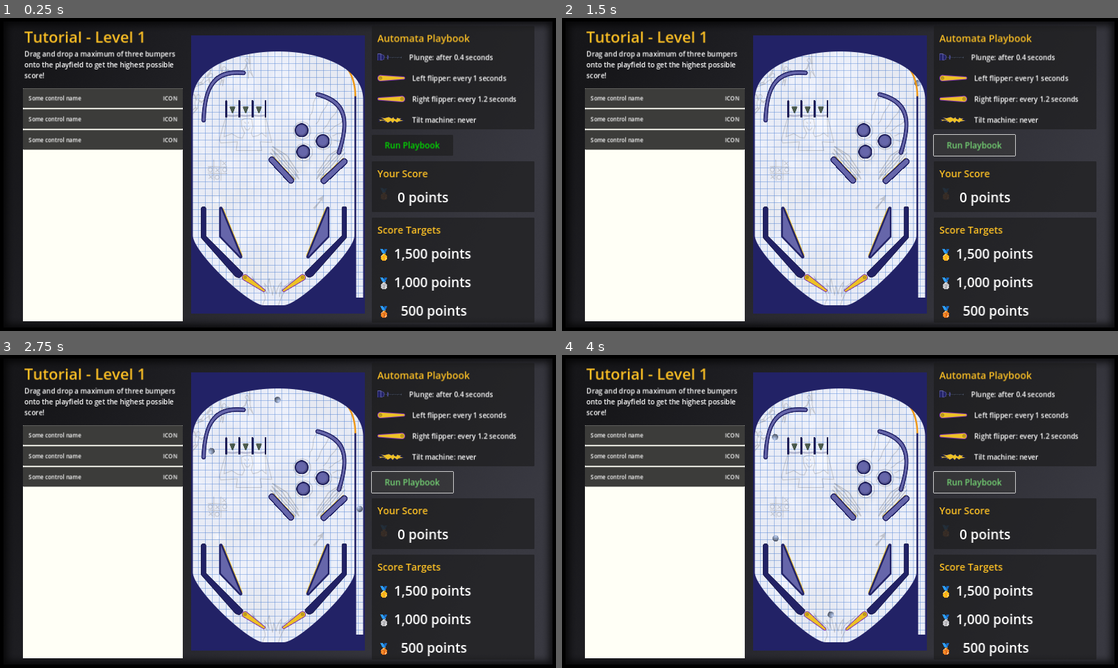
Above: before the commit, frames 1-4 (two rows, left to right).
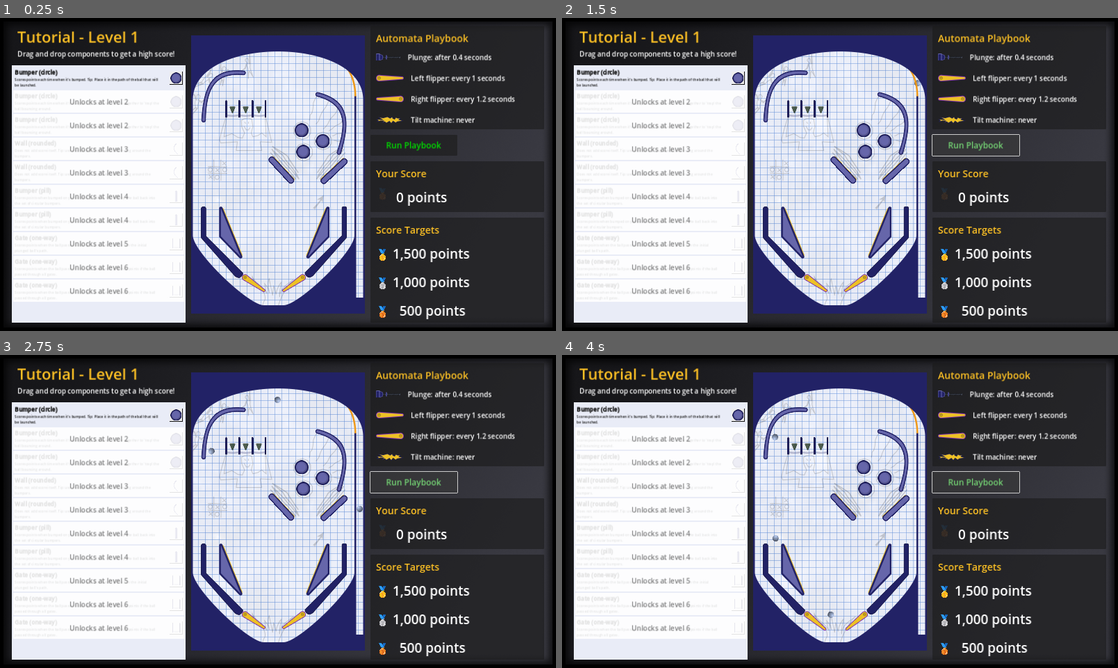
Above: after the commit, the same moments.

Repository: pincrediball/pincrediball
Game: Godot game, scene res://main.tscn
Same seed, same stepped clock (60 frames per second), same inputs: the game is played once before the commit and once after it.
Inputs:
- Up to frame 1 (0.25 s): no input
- Up to frame 2 (1.5 s): click "Run Playbook" at 0.5 s; click "Run Playbook" at 1.25 s
- Up to frame 3 (2.75 s): click "Run Playbook" at 2 s
- Up to frame 4 (4 s): no input

The runs differ from the first frame. In frame 1, 15% of the frame differs, in the area x 2-93%, y 4-98%; in frame 2, 15%; in frame 3, 15%; in frame 4, 15%.

Commit message:
Prepare Toolbox Control for Drag & Drop

Diff:
--- a/src/game.gd
+++ b/src/game.gd
@@ -4,17 +4,10 @@
 	1: preload("res://game/tutorial/playbook_level_001.tres"),
 }
 
-@export var currentLevel: int:
-	get:
-		return currentLevel
-	set(value):
-		currentLevel = value
-		currentLevelPlaybook = playbooksByLevel[currentLevel]
-
 var currentLevelPlaybook: Resource
 
 func _ready():
-	currentLevel = 1
+	currentLevelPlaybook = playbooksByLevel[GameStore.currentLevel]
 	%Playbook.playbookResource = currentLevelPlaybook
 	Music.startGameMusic()
 
--- a/src/game.tscn
+++ b/src/game.tscn
@@ -55,6 +55,7 @@
 
 [node name="HBoxContainer" type="HBoxContainer" parent="CenterContainer"]
 layout_mode = 2
+theme_override_constants/separation = 16
 
 [node name="LeftSide" type="MarginContainer" parent="CenterContainer/HBoxContainer"]
 custom_minimum_size = Vector2(500, 0)
@@ -66,9 +67,9 @@
 [node name="LevelHeader" type="MarginContainer" parent="CenterContainer/HBoxContainer/LeftSide/LeftSideContent"]
 layout_mode = 2
 size_flags_vertical = 0
-theme_override_constants/margin_left = 24
+theme_override_constants/margin_left = 16
 theme_override_constants/margin_top = 0
-theme_override_constants/margin_right = 20
+theme_override_constants/margin_right = 16
 theme_override_constants/margin_bottom = 16
 
 [node name="VBoxContainer" type="VBoxContainer" parent="CenterContainer/HBoxContainer/LeftSide/LeftSideContent/LevelHeader"]
@@ -81,11 +82,12 @@
 
 [node name="Explanation" type="Label" parent="CenterContainer/HBoxContainer/LeftSide/LeftSideContent/LevelHeader/VBoxContainer"]
 layout_mode = 2
-text = "Drag and drop a maximum of three bumpers onto the playfield to get the highest possible score!"
+text = "Drag and drop components to get a high score!"
 label_settings = ExtResource("2_ksjyh")
 autowrap_mode = 2
 
 [node name="Toolbox" parent="CenterContainer/HBoxContainer/LeftSide/LeftSideContent" instance=ExtResource("3_5lpl1")]
+unique_name_in_owner = true
 layout_mode = 2
 
 [node name="Placeholder" type="Control" parent="CenterContainer/HBoxContainer"]
@@ -96,8 +98,6 @@
 [node name="MarginContainer" type="MarginContainer" parent="CenterContainer/HBoxContainer"]
 custom_minimum_size = Vector2(500, 0)
 layout_mode = 2
-theme_override_constants/margin_left = 16
-theme_override_constants/margin_right = 16
 
 [node name="RightSide" type="VBoxContainer" parent="CenterContainer/HBoxContainer/MarginContainer"]
 layout_mode = 2
--- /dev/null
+++ b/src/game/game_store.gd
@@ -0,0 +1,22 @@
+extends Node
+
+signal level_changed(to: int)
+
+@export var currentLevel: int = 1:
+	get:
+		return currentLevel
+
+var currentStage
+
+func _ready():
+	currentStage = _readStageJson("tutorial")
+
+func _readStageJson(stage: String):
+	var fileName = "res://game/%s/stage_data.json" % stage # Hardcoded for now
+	var file = FileAccess.open(fileName, FileAccess.READ)
+	var contents = file.get_as_text()
+	file.close()
+	return JSON.parse_string(contents)
+
+func getCurrentStage():
+	return currentStage
--- /dev/null
+++ b/src/game/toolbox.gd
@@ -0,0 +1,17 @@
+extends Control
+
+var stage;
+var toolboxItemScene = preload("res://game/toolbox_item.tscn")
+
+func _ready():
+	var stage = GameStore.getCurrentStage()
+	loadStage(stage)
+
+func loadStage(stage):
+	for child in %ItemsVBox.get_children():
+		child.queue_free()
+
+	for entry in stage.toolbox.items:
+		var toolboxItem: Control = toolboxItemScene.instantiate()
+		toolboxItem.load(entry)
+		%ItemsVBox.add_child(toolboxItem)
--- a/src/game/toolbox.tscn
+++ b/src/game/toolbox.tscn
@@ -1,11 +1,18 @@
-[gd_scene format=3 uid="uid://fmi417501t64"]
+[gd_scene load_steps=3 format=3 uid="uid://fmi417501t64"]
+
+[ext_resource type="Script" path="res://game/toolbox.gd" id="1_rpnjc"]
+[ext_resource type="PackedScene" uid="uid://d3itbo4eksw1g" path="res://game/toolbox_item.tscn" id="2_rc5ph"]
 
 [node name="Toolbox" type="MarginContainer"]
+offset_right = 441.0
+offset_bottom = 116.0
+size_flags_horizontal = 3
 size_flags_vertical = 3
-theme_override_constants/margin_left = 16
-theme_override_constants/margin_top = 0
-theme_override_constants/margin_right = 16
-theme_override_constants/margin_bottom = 0
+script = ExtResource("1_rpnjc")
+
+[node name="ColorRect" type="ColorRect" parent="."]
+layout_mode = 2
+color = Color(0.913725, 0.92549, 0.968627, 1)
 
 [node name="MarginContainer" type="MarginContainer" parent="."]
 layout_mode = 2
@@ -16,95 +23,16 @@
 theme_override_constants/margin_right = 4
 theme_override_constants/margin_bottom = 4
 
-[node name="ColorRect" type="ColorRect" parent="MarginContainer"]
+[node name="ItemsVBox" type="VBoxContainer" parent="MarginContainer"]
+unique_name_in_owner = true
 layout_mode = 2
-size_flags_horizontal = 3
-size_flags_vertical = 3
-color = Color(1, 1, 0.964706, 1)
-
-[node name="VBoxContainer" type="VBoxContainer" parent="MarginContainer"]
-layout_mode = 2
-size_flags_horizontal = 3
-size_flags_vertical = 2
 theme_override_constants/separation = 4
 
-[node name="PanelContainer" type="PanelContainer" parent="MarginContainer/VBoxContainer"]
-layout_mode = 2
-size_flags_vertical = 3
-
-[node name="ColorRect" type="ColorRect" parent="MarginContainer/VBoxContainer/PanelContainer"]
-layout_mode = 2
-color = Color(0, 0, 0, 0.490196)
-
-[node name="MarginContainer" type="MarginContainer" parent="MarginContainer/VBoxContainer/PanelContainer"]
-layout_mode = 2
-theme_override_constants/margin_left = 16
-theme_override_constants/margin_top = 16
-theme_override_constants/margin_right = 16
-theme_override_constants/margin_bottom = 16
-
-[node name="HBoxContainer" type="HBoxContainer" parent="MarginContainer/VBoxContainer/PanelContainer/MarginContainer"]
+[node name="ToolboxItem" parent="MarginContainer/ItemsVBox" instance=ExtResource("2_rc5ph")]
 layout_mode = 2
 
-[node name="Label" type="Label" parent="MarginContainer/VBoxContainer/PanelContainer/MarginContainer/HBoxContainer"]
-layout_mode = 2
-size_flags_horizontal = 3
-text = "Some control name"
-
-[node name="Label2" type="Label" parent="MarginContainer/VBoxContainer/PanelContainer/MarginContainer/HBoxContainer"]
-layout_mode = 2
-text = "ICON"
-
-[node name="PanelContainer2" type="PanelContainer" parent="MarginContainer/VBoxContainer"]
-layout_mode = 2
-size_flags_vertical = 3
-
-[node name="ColorRect" type="ColorRect" parent="MarginContainer/VBoxContainer/PanelContainer2"]
-layout_mode = 2
-color = Color(0, 0, 0, 0.490196)
-
-[node name="MarginContainer" type="MarginContainer" parent="MarginContainer/VBoxContainer/PanelContainer2"]
-layout_mode = 2
-theme_override_constants/margin_left = 16
-theme_override_constants/margin_top = 16
-theme_override_constants/margin_right = 16
-theme_override_constants/margin_bottom = 16
-
-[node name="HBoxContainer" type="HBoxContainer" parent="MarginContainer/VBoxContainer/PanelContainer2/MarginContainer"]
+[node name="ToolboxItem2" parent="MarginContainer/ItemsVBox" instance=ExtResource("2_rc5ph")]
 layout_mode = 2
 
-[node name="Label" type="Label" parent="MarginContainer/VBoxContainer/PanelContainer2/MarginContainer/HBoxContainer"]
+[node name="ToolboxItem3" parent="MarginContainer/ItemsVBox" instance=ExtResource("2_rc5ph")]
 layout_mode = 2
-size_flags_horizontal = 3
-text = "Some control name"
-
-[node name="Label2" type="Label" parent="MarginContainer/VBoxContainer/PanelContainer2/MarginContainer/HBoxContainer"]
-layout_mode = 2
-text = "ICON"
-
-[node name="PanelContainer3" type="PanelContainer" parent="MarginContainer/VBoxContainer"]
-layout_mode = 2
-size_flags_vertical = 3
-
-[node name="ColorRect" type="ColorRect" parent="MarginContainer/VBoxContainer/PanelContainer3"]
-layout_mode = 2
-color = Color(0, 0, 0, 0.490196)
-
-[node name="MarginContainer" type="MarginContainer" parent="MarginContainer/VBoxContainer/PanelContainer3"]
-layout_mode = 2
-theme_override_constants/margin_left = 16
-theme_override_constants/margin_top = 16
-theme_override_constants/margin_right = 16
-theme_override_constants/margin_bottom = 16
-
-[node name="HBoxContainer" type="HBoxContainer" parent="MarginContainer/VBoxContainer/PanelContainer3/MarginContainer"]
-layout_mode = 2
-
-[node name="Label" type="Label" parent="MarginContainer/VBoxContainer/PanelContainer3/MarginContainer/HBoxContainer"]
-layout_mode = 2
-size_flags_horizontal = 3
-text = "Some control name"
-
-[node name="Label2" type="Label" parent="MarginContainer/VBoxContainer/PanelContainer3/MarginContainer/HBoxContainer"]
-layout_mode = 2
-text = "ICON"
--- /dev/null
+++ b/src/game/toolbox_item.gd
@@ -0,0 +1,21 @@
+extends Control
+
+const textures = {
+	"bumper_circle": preload("res://art/game/tutorial/component_bumper_circle.png"),
+	"bumper_pill": preload("res://art/game/tutorial/component_bumper_pill.png"),
+	"wall_corner": preload("res://art/game/tutorial/component_wall_corner.png"),
+	"gate": preload("res://art/game/tutorial/component_gate.png"),
+}
+
+var isDisabled := false:
+	get:
+		return isDisabled
+	set(value):
+		isDisabled = value
+		%Overlay.visible = value
+
+func load(data):
+	%RichTextLabel.text = "[b]%s[/b]\n[font_size=10]%s[/font_size]" % [data.title, data.description]
+	%TextureRect.texture = textures[data.component_id]
+	%UnlocksAtLabel.text = "Unlocks at level %s" % data.unlocks_at
+	isDisabled = data.unlocks_at > GameStore.currentLevel
--- /dev/null
+++ b/src/game/toolbox_item.tscn
@@ -0,0 +1,97 @@
+[gd_scene load_steps=3 format=3 uid="uid://d3itbo4eksw1g"]
+
+[ext_resource type="Script" path="res://game/toolbox_item.gd" id="1_3w5fw"]
+
+[sub_resource type="PlaceholderTexture2D" id="PlaceholderTexture2D_b83oe"]
+
+[node name="ToolboxItem" type="MarginContainer"]
+anchors_preset = 15
+anchor_right = 1.0
+anchor_bottom = 1.0
+offset_right = -1126.0
+offset_bottom = -792.0
+grow_horizontal = 2
+grow_vertical = 2
+size_flags_horizontal = 3
+script = ExtResource("1_3w5fw")
+
+[node name="HBoxContainer" type="HBoxContainer" parent="."]
+layout_mode = 2
+theme_override_constants/separation = 16
+
+[node name="MarginContainer1" type="MarginContainer" parent="HBoxContainer"]
+layout_mode = 2
+size_flags_horizontal = 3
+theme_override_constants/margin_left = 4
+theme_override_constants/margin_top = 4
+theme_override_constants/margin_right = 4
+theme_override_constants/margin_bottom = 4
+
+[node name="RichTextLabel" type="RichTextLabel" parent="HBoxContainer/MarginContainer1"]
+unique_name_in_owner = true
+layout_mode = 2
+theme_override_colors/default_color = Color(0.0666667, 0.0666667, 0.0666667, 1)
+bbcode_enabled = true
+text = "[b]Item Title[/b]
+Item description with tips comes here. It can be a very long text that spans multiple lines of explanation so we demo that here."
+fit_content = true
+
+[node name="MarginContainer2" type="MarginContainer" parent="HBoxContainer"]
+layout_mode = 2
+theme_override_constants/margin_left = 4
+theme_override_constants/margin_top = 4
+theme_override_constants/margin_right = 4
+theme_override_constants/margin_bottom = 4
+
+[node name="AspectRatioContainer" type="AspectRatioContainer" parent="HBoxContainer/MarginContainer2"]
+layout_mode = 2
+
+[node name="ColorRect" type="ColorRect" parent="HBoxContainer/MarginContainer2/AspectRatioContainer"]
+layout_mode = 2
+color = Color(0.0666667, 0.0666667, 0.0666667, 1)
+
+[node name="MarginContainer2" type="MarginContainer" parent="HBoxContainer/MarginContainer2/AspectRatioContainer"]
+layout_mode = 2
+theme_override_constants/margin_left = 1
+theme_override_constants/margin_top = 1
+theme_override_constants/margin_right = 1
+theme_override_constants/margin_bottom = 1
+
+[node name="ColorRect" type="ColorRect" parent="HBoxContainer/MarginContainer2/AspectRatioContainer/MarginContainer2"]
+layout_mode = 2
+color = Color(1, 1, 1, 0.921569)
+
+[node name="MarginContainer" type="MarginContainer" parent="HBoxContainer/MarginContainer2/AspectRatioContainer/MarginContainer2"]
+layout_mode = 2
+theme_override_constants/margin_left = 2
+theme_override_constants/margin_top = 2
+theme_override_constants/margin_right = 2
+theme_override_constants/margin_bottom = 2
+
+[node name="TextureRect" type="TextureRect" parent="HBoxContainer/MarginContainer2/AspectRatioContainer/MarginContainer2/MarginContainer"]
+unique_name_in_owner = true
+custom_minimum_size = Vector2(32, 32)
+layout_mode = 2
+texture = SubResource("PlaceholderTexture2D_b83oe")
+expand_mode = 1
+stretch_mode = 5
+
+[node name="Overlay" type="ColorRect" parent="."]
+unique_name_in_owner = true
+modulate = Color(1, 1, 1, 0.882353)
+layout_mode = 2
+
+[node name="CenterContainer" type="CenterContainer" parent="Overlay"]
+layout_mode = 1
+anchors_preset = 15
+anchor_right = 1.0
+anchor_bottom = 1.0
+grow_horizontal = 2
+grow_vertical = 2
+
+[node name="UnlocksAtLabel" type="Label" parent="Overlay/CenterContainer"]
+unique_name_in_owner = true
+layout_mode = 2
+theme_override_colors/font_color = Color(0.0666667, 0.0666667, 0.0666667, 0.588235)
+theme_override_font_sizes/font_size = 20
+text = "Unlocks at level X"
--- a/src/game/tutorial/playbook_level_001.tres
+++ b/src/game/tutorial/playbook_level_001.tres
@@ -1,4 +1,4 @@
-[gd_resource type="Resource" load_steps=2 format=3 uid="uid://mlxwaavqxmlq"]
+[gd_resource type="Resource" script_class="PlaybookResource" load_steps=2 format=3 uid="uid://mlxwaavqxmlq"]
 
 [ext_resource type="Script" path="res://game/playbook_resource.gd" id="1_v84le"]
 
--- /dev/null
+++ b/src/game/tutorial/stage_data.json
@@ -0,0 +1,16 @@
+{
+	"toolbox": {
+		"items": [
+			{ "component_id": "bumper_circle", "title": "Bumper (circle)", "description": "Scores points each time when it's bumped. Tip: Place it in the path of the ball that will be launched.", "unlocks_at": 1 },
+			{ "component_id": "bumper_circle", "title": "Bumper (circle)", "description": "Scores points each time when it's bumped. Tip: Add several close together to 'trap' the ball bouncing around.", "unlocks_at": 2 },
+			{ "component_id": "bumper_circle", "title": "Bumper (circle)", "description": "Scores points each time when it's bumped. Tip: Add several close together to 'trap' the ball bouncing around.", "unlocks_at": 2 },
+			{ "component_id": "wall_corner",   "title": "Wall (rounded)", "description": "Does not add score itself. Tip: use it to further 'trap' the ball bouncing around the bumpers.", "unlocks_at": 3 },
+			{ "component_id": "wall_corner",   "title": "Wall (rounded)", "description": "Does not add score itself. Tip: use it to further 'trap' the ball bouncing around the bumpers.", "unlocks_at": 3 },
+			{ "component_id": "bumper_pill",   "title": "Bumper (pill)", "description": "Scores points when bumped on yellow side. Tip: Make them bump the ball back into the set of circular bumpers.", "unlocks_at": 4 },
+			{ "component_id": "bumper_pill",   "title": "Bumper (pill)", "description": "Scores points when bumped on yellow side. Tip: Make them bump the ball back into the set of circular bumpers.", "unlocks_at": 4 },
+			{ "component_id": "gate",          "title": "Gate (one-way)", "description": "Scores points when the ball passes in the right direction. Tip: Place in the initial plunged ball's path.", "unlocks_at": 5 },
+			{ "component_id": "gate",          "title": "Gate (one-way)", "description": "Scores points when the ball passes in the right direction. Tip: bonus points if the ball passed through all gates.", "unlocks_at": 6 },
+			{ "component_id": "gate",          "title": "Gate (one-way)", "description": "Scores points when the ball passes in the right direction. Tip: bonus points if the ball passed through all gates.", "unlocks_at": 6 }
+		]
+	}
+}
--- a/src/project.godot
+++ b/src/project.godot
@@ -22,6 +22,7 @@
 
 Scoring="*res://game/scoring.gd"
 Music="*res://music.tscn"
+GameStore="*res://game/game_store.gd"
 
 [display]
 
